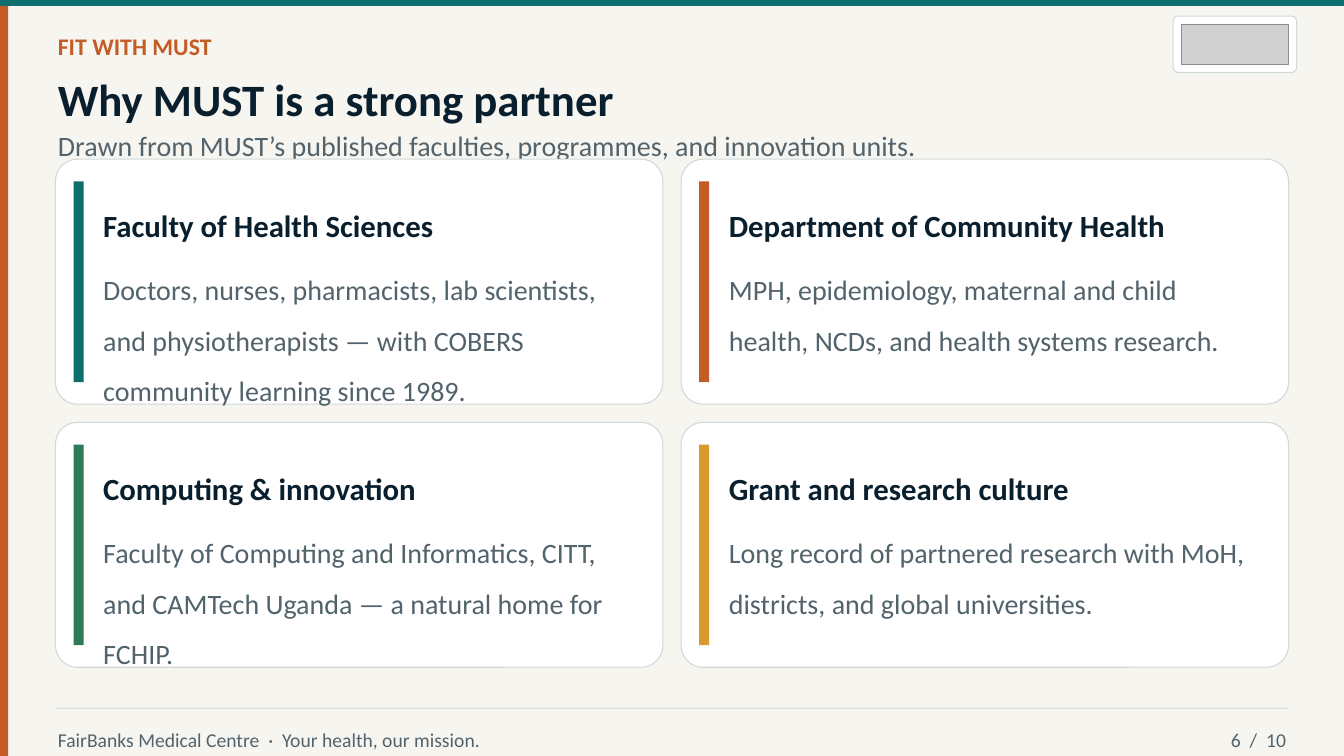
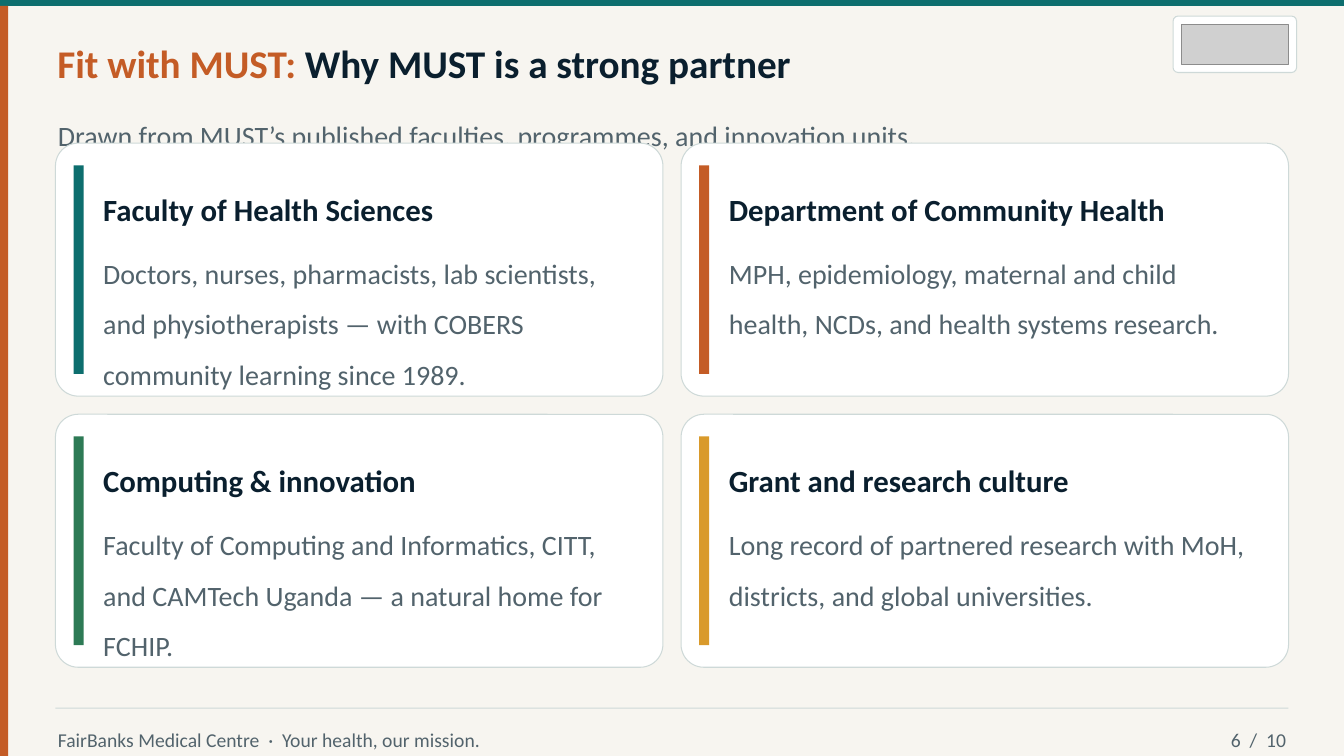
Before and after one commit to WASSWA2624/fairbanks, a slide deck: slide 6 of pitch-presentations/documents/must_ppt.pptx. Drawn at 1344x756 pixels with LibreOffice and Linux fonts; fonts in the diff are those of the drawing; grey boxes stand for pictures. Boxes give left, top, right and bottom in pixels: in the first picture for what was removed or moved away, otherwise in the second. Text is boxed around its words. In the diff, an @@ line names an element or a change of style, - is before the commit and + after.

Commit message:
Refine PowerPoint presentation generation script for MUST partnership pitch. Adjusted header dimensions and improved text formatting for kicker and title handling. Enhanced layout for better readability and visual appeal in the generated slides.

```diff
--- a/pitch-presentations/documents/must_ppt.pptx
+++ b/pitch-presentations/documents/must_ppt.pptx
@@ text "Fit with MUST: Why MUST ..." at (x1=57, y1=50, x2=790, y2=85): vertical alignment top to middle @@
@@ text at (x1=57, y1=50, x2=790, y2=85): text changed; size 32 to 28 pt @@
-Why MUST is a strong partner
+Fit with MUST: Why MUST is a strong partner
@@ text removed at (x1=58, y1=39, x2=211, y2=55) @@
-FIT WITH MUST
@@ 3 texts moved together from (x1=58, y1=136, x2=1069, y2=506) to (x1=58, y1=126, x2=1069, y2=498) @@
@@ rounded rectangle resized from (x1=55, y1=159, x2=663, y2=404) to (x1=55, y1=143, x2=663, y2=396) @@
@@ rounded rectangle resized from (x1=682, y1=159, x2=1290, y2=404) to (x1=682, y1=143, x2=1290, y2=396) @@
@@ rectangle resized from (x1=74, y1=181, x2=84, y2=382) to (x1=74, y1=165, x2=84, y2=374) @@
@@ text "Faculty of Health Sciences" moved from (x1=103, y1=215, x2=434, y2=242) to (x1=103, y1=199, x2=434, y2=226) @@
@@ rectangle resized from (x1=700, y1=181, x2=710, y2=382) to (x1=700, y1=165, x2=710, y2=374) @@
@@ text "Department of Community Health" moved from (x1=729, y1=215, x2=1165, y2=242) to (x1=729, y1=199, x2=1165, y2=226) @@
@@ text "Doctors, nurses, pharmacists, lab scientists, ..." moved from (x1=103, y1=280, x2=596, y2=406) to (x1=103, y1=264, x2=596, y2=390) @@
@@ text "MPH, epidemiology, maternal and child ..." moved from (x1=729, y1=280, x2=1219, y2=356) to (x1=729, y1=264, x2=1219, y2=339) @@
@@ rounded rectangle resized from (x1=55, y1=422, x2=663, y2=667) to (x1=55, y1=414, x2=663, y2=667) @@
@@ rounded rectangle resized from (x1=682, y1=422, x2=1290, y2=667) to (x1=682, y1=414, x2=1290, y2=667) @@
@@ rectangle resized from (x1=74, y1=445, x2=84, y2=645) to (x1=74, y1=437, x2=84, y2=645) @@
@@ rectangle resized from (x1=700, y1=445, x2=710, y2=645) to (x1=700, y1=437, x2=710, y2=645) @@
@@ text "Faculty of Computing and Informatics, ..." moved from (x1=103, y1=543, x2=603, y2=619) to (x1=103, y1=535, x2=603, y2=611) @@
@@ text "Long record of partnered research ..." moved from (x1=729, y1=543, x2=1244, y2=619) to (x1=729, y1=535, x2=1244, y2=611) @@
```
Also in this commit, not shown: 7 other slides changed, 1 other file.
